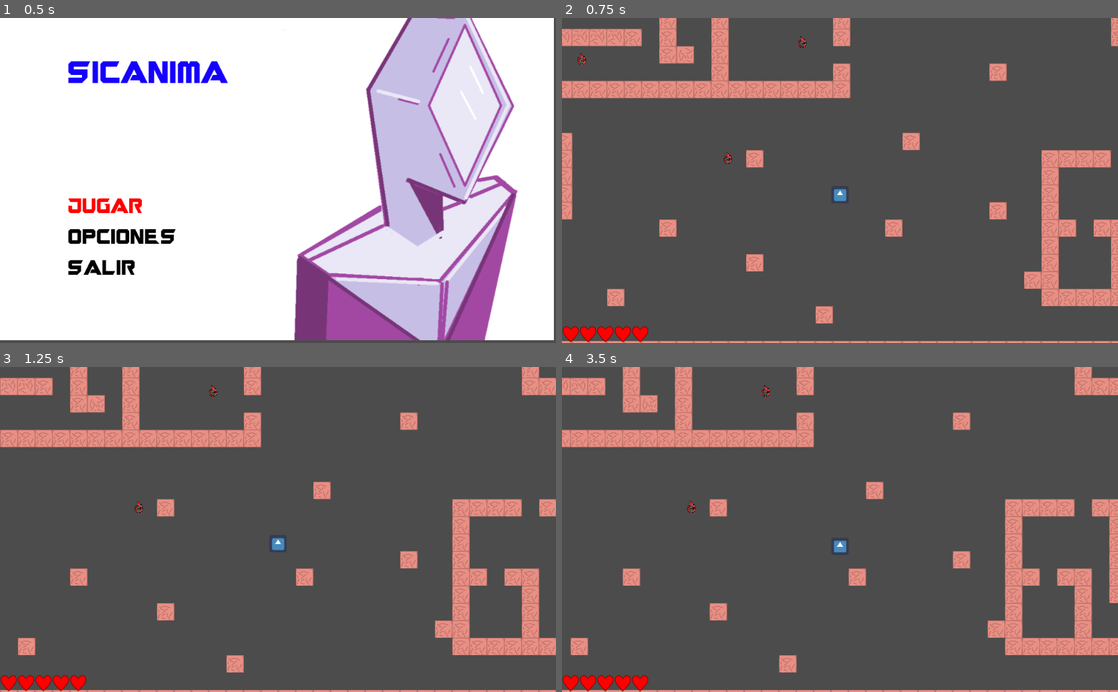
Above: before the commit, frames 1-4 (two rows, left to right).
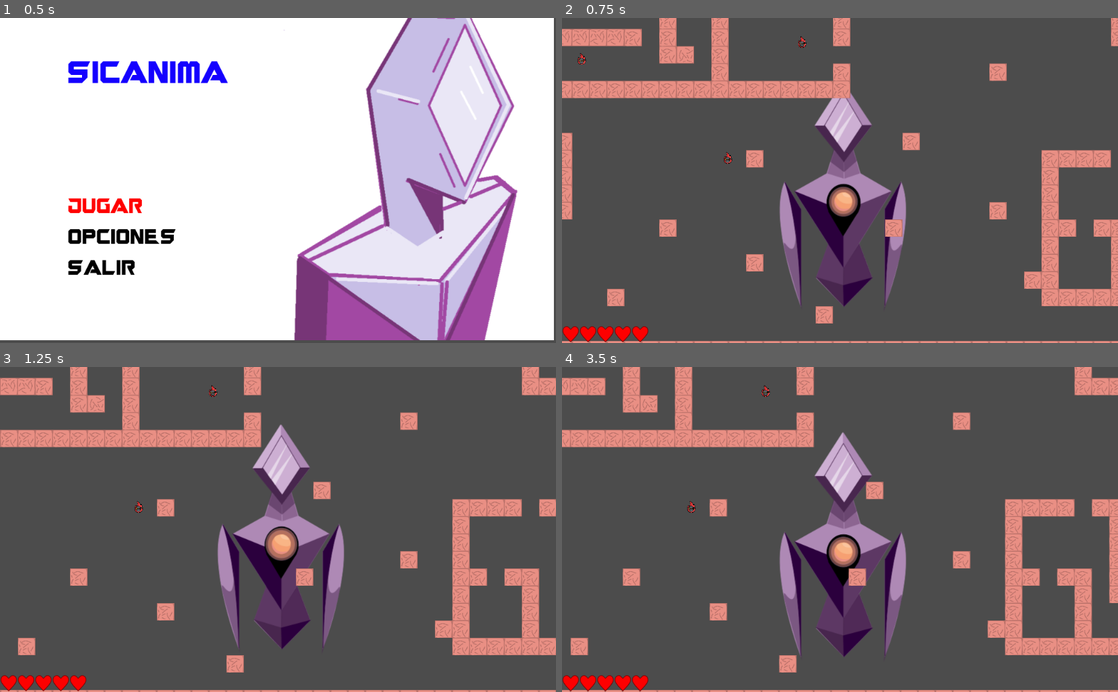
Above: after the commit, the same moments.

Repository: felipe-canales/LVAGames
Game: Godot game, scene res://nodos/MainMenu.tscn
The game is run twice, just before and just after one commit, with the same random seed, the same clock (stepped at 60 frames per second) and the same inputs. The engine's default icon, where the game draws it, is replaced by a stand-in: a white triangle on a blue panel in a dark square.
Inputs:
- Up to frame 1 (0.5 s): no input
- Up to frame 2 (0.75 s): tap Enter (enter) at 0.5, 0.6 s; hold D (player_right) from 0.53 s (still down)
- Up to frame 3 (1.25 s): keep holding D (player_right)
- Up to frame 4 (3.5 s): release D (player_right) at 1.28 s; hold S (player_down) 1.28-2.03 s; tap Enter (enter) at 1.35, 2.1, 2.85 s; hold D (player_right) 2.03-2.78 s; hold W (player_up) from 2.78 s (still down)

Frame 1 is identical in both runs. In frame 2, 6.0% of the frame differs, in the area x 39-62%, y 22-89%; in frame 3, 6.3%, in the area x 39-62%, y 17-87%; in frame 4, 6.3%.

Commit message:
Sprite tentoria_stand implementado

Diff:
--- /dev/null
+++ b/Assets/Bocetos/P_Stand_1a.svg
@@ -0,0 +1,67 @@
+<?xml version="1.0" encoding="utf-8"?>
+<!-- Generator: Adobe Illustrator 16.0.3, SVG Export Plug-In . SVG Version: 6.00 Build 0)  -->
+<!DOCTYPE svg PUBLIC "-//W3C//DTD SVG 1.1//EN" "http://www.w3.org/Graphics/SVG/1.1/DTD/svg11.dtd">
+<svg version="1.1" id="Layer_4" xmlns="http://www.w3.org/2000/svg" xmlns:xlink="http://www.w3.org/1999/xlink" x="0px" y="0px"
+	 width="411px" height="441px" viewBox="0 0 411 441" enable-background="new 0 0 411 441" xml:space="preserve">
+<polygon fill="#AF8AB6" stroke="#AF8AB6" stroke-miterlimit="10" points="263.977,90.269 213.595,156.006 159.657,91.833
+	211.692,11.443 "/>
+<polygon fill="#CEB0D4" stroke="#49274F" stroke-miterlimit="10" points="246.565,90.512 213.203,140.977 177.046,90.57
+	211.708,30.936 "/>
+<polygon fill="#AF8AB6" stroke="#AF8AB6" stroke-miterlimit="10" points="264.432,372.024 212.185,233.326 161.91,372.024
+	212.755,424.66 "/>
+<polygon fill="#AF8AB6" stroke="#AF8AB6" stroke-miterlimit="10" points="299.921,212.552 212.185,353.137 122.478,212.552
+	212.755,161.802 "/>
+<path fill="#AF8AB6" stroke="#AF8AB6" stroke-miterlimit="10" d="M103.748,195.022l29.574,50.21v178.124
+	C133.321,423.356,73.188,265.788,103.748,195.022z"/>
+<path fill="#AF8AB6" stroke="#AF8AB6" stroke-miterlimit="10" d="M317.877,195.022l-29.572,50.21v178.124
+	C288.305,423.356,348.438,265.788,317.877,195.022z"/>
+<polygon fill="#5E3965" stroke="#5E3965" stroke-miterlimit="10" points="211.703,385.964 161.91,371.081 184.142,309.189
+	212.185,353.137 "/>
+<polygon fill="#512B58" stroke="#49274F" stroke-miterlimit="10" points="264.432,372.024 211.703,385.964 212.185,353.137
+	240.763,309.189 "/>
+<polygon fill="#49274F" stroke="#49274F" stroke-miterlimit="10" points="212.755,424.66 161.91,371.081 211.703,385.964 "/>
+<polygon fill="#2C003E" stroke="#2C003E" stroke-miterlimit="10" points="264.432,372.024 211.703,385.964 212.755,424.66 "/>
+<path fill="#2C003E" stroke="#2C003E" stroke-miterlimit="10" d="M288.305,423.356c3.376-162.039,29.572-228.334,29.572-228.334
+	l-29.572,50.21V423.356z"/>
+<path fill="#2C003E" stroke="#2C003E" stroke-miterlimit="10" d="M133.321,423.356c-3.378-162.039-29.574-228.334-29.574-228.334
+	l29.574,50.21V423.356z"/>
+<polygon fill="#2C003E" stroke="#2C003E" stroke-miterlimit="10" points="122.478,212.552 212.185,249.043 212.185,353.137 "/>
+<polygon fill="#5E3965" stroke="#5E3965" stroke-miterlimit="10" points="299.921,212.552 212.185,249.043 212.185,353.137 "/>
+<polygon stroke="#000000" stroke-miterlimit="10" points="184.176,249.043 211.2,294.436 239.231,249.043 "/>
+<polygon fill="#8D6692" stroke="#AF8AB6" stroke-miterlimit="10" points="195.247,135.952 181.326,179.471 213.203,189.512
+	212.625,157.494 "/>
+<polygon fill="#8D6692" stroke="#AF8AB6" stroke-miterlimit="10" points="242.882,179.342 213.203,189.512 212.625,157.494
+	229.92,135.952 "/>
+<ellipse stroke="#000000" stroke-miterlimit="10" cx="212.104" cy="233.044" rx="30.778" ry="33.858"/>
+<polygon fill="#49274F" stroke="#49274F" stroke-miterlimit="10" points="159.657,91.833 177.046,90.57 213.203,140.977
+	212.625,157.494 "/>
+<polygon fill="#CEB0D4" stroke="#CEB0D4" stroke-miterlimit="10" points="210.267,11.443 210.283,30.936 175.622,90.57
+	159.657,90.344 "/>
+<polygon fill="#49274F" stroke="#49274F" stroke-miterlimit="10" points="263.977,90.269 246.565,90.512 213.203,140.977
+	212.625,157.494 "/>
+<path fill="#8D6692" stroke="#AF8AB6" stroke-miterlimit="10" d="M303.092,161.802"/>
+<polygon opacity="0.5" fill="#49274F" stroke="#49274F" stroke-miterlimit="10" points="212.961,176.117 188.355,157.494
+	193.71,135.952 212.625,157.494 229.766,135.952 235.919,156.034 "/>
+<path fill="#49274F" stroke="#49274F" stroke-miterlimit="10" d="M561.5,252.712"/>
+<path opacity="0.5" fill="#49274F" stroke="#49274F" stroke-miterlimit="10" d="M104.39,309.189
+	c24.802,33.562,19.513-29.301,19.513-29.301l10.844,147.934C134.747,427.822,92.746,293.434,104.39,309.189z"/>
+<path opacity="0.5" fill="#49274F" stroke="#49274F" stroke-miterlimit="10" d="M317.25,312.146
+	c-24.802,33.562-19.514-29.301-19.514-29.301l-10.843,147.933C286.894,430.777,328.894,296.39,317.25,312.146z"/>
+<polygon opacity="0.5" fill="#FFFFFF" stroke="#FFFFFF" stroke-miterlimit="10" points="220.989,49.774 187.333,103.422
+	191.914,109.808 220.97,48.661 "/>
+<polygon opacity="0.5" fill="#FFFFFF" stroke="#FFFFFF" stroke-miterlimit="10" points="194.735,112.614 200.185,121.254
+	231.061,65.364 "/>
+<ellipse opacity="0.5" fill="#FFA372" stroke="#AF8AB6" stroke-miterlimit="10" cx="211.703" cy="231.346" rx="22.188" ry="23.057"/>
+<ellipse opacity="0.5" fill="#EA9085" stroke="#AF8AB6" stroke-miterlimit="10" cx="211.703" cy="231.346" rx="26.626" ry="27.667"/>
+<path fill="#F7A173" stroke="#F7A173" stroke-miterlimit="10" d="M228.105,231.346c0,9.457-7.344,17.123-16.402,17.123
+	s-16.402-7.666-16.402-17.123c0-1.062,0.092-2.1,0.27-3.107c1.4-7.974,8.091-14.016,16.132-14.016
+	C220.761,214.223,228.105,221.889,228.105,231.346z"/>
+<path fill="#EA9085" stroke="#EA9085" stroke-miterlimit="10" d="M222.093,244.597c-23.957,5.725-26.592-15.239-26.592-15.239
+	c-0.774,8.129,3.446,12.751,3.446,12.751s4.628,5.618,9.257,5.969c4.629,0.351,5.722,0.948,9.727-0.886
+	C221.934,245.356,222.093,244.597,222.093,244.597z"/>
+<path fill="#FAB687" stroke="#FAB687" stroke-miterlimit="10" d="M227.212,232.211c-1.631,3.801-8.526,2.767-13.422,1.643
+	c-6.992-1.605-14.186-8.274-14.186-12.453c0-4.18,7.034-7.178,14.186-7.178S230.217,225.206,227.212,232.211z"/>
+<path opacity="0.2" fill="#FFFFFF" stroke="#FAB687" stroke-miterlimit="10" d="M225.533,222.334
+	c0.38,2.612-6.684,1.189-9.526,0.451c-3.615-0.939-6.739-4.364-6.739-6.746s4.719-2.393,8.283-0.695
+	C220.829,216.906,225.191,219.979,225.533,222.334z"/>
+</svg>
--- /dev/null
+++ b/Assets/Bocetos/P_Stand_2a.svg
@@ -0,0 +1,67 @@
+<?xml version="1.0" encoding="utf-8"?>
+<!-- Generator: Adobe Illustrator 16.0.3, SVG Export Plug-In . SVG Version: 6.00 Build 0)  -->
+<!DOCTYPE svg PUBLIC "-//W3C//DTD SVG 1.1//EN" "http://www.w3.org/Graphics/SVG/1.1/DTD/svg11.dtd">
+<svg version="1.1" id="Layer_4" xmlns="http://www.w3.org/2000/svg" xmlns:xlink="http://www.w3.org/1999/xlink" x="0px" y="0px"
+	 width="411px" height="441px" viewBox="0 0 411 441" enable-background="new 0 0 411 441" xml:space="preserve">
+<polygon fill="#AF8AB6" stroke="#AF8AB6" stroke-miterlimit="10" points="263.977,84.269 213.595,150.006 159.657,85.833
+	211.692,5.443 "/>
+<polygon fill="#CEB0D4" stroke="#49274F" stroke-miterlimit="10" points="246.565,84.512 213.203,134.977 177.046,84.57
+	211.708,24.936 "/>
+<polygon fill="#AF8AB6" stroke="#AF8AB6" stroke-miterlimit="10" points="264.432,366.024 212.185,227.326 161.91,366.024
+	212.755,418.66 "/>
+<polygon fill="#AF8AB6" stroke="#AF8AB6" stroke-miterlimit="10" points="299.921,206.552 212.185,347.137 122.478,206.552
+	212.755,155.802 "/>
+<path fill="#AF8AB6" stroke="#AF8AB6" stroke-miterlimit="10" d="M103.748,189.022l29.574,50.21v178.124
+	C133.321,417.356,73.188,259.788,103.748,189.022z"/>
+<path fill="#AF8AB6" stroke="#AF8AB6" stroke-miterlimit="10" d="M317.877,189.022l-29.572,50.21v178.124
+	C288.305,417.356,348.438,259.788,317.877,189.022z"/>
+<polygon fill="#5E3965" stroke="#5E3965" stroke-miterlimit="10" points="211.703,379.964 161.91,365.081 184.142,303.189
+	212.185,347.137 "/>
+<polygon fill="#512B58" stroke="#49274F" stroke-miterlimit="10" points="264.432,366.024 211.703,379.964 212.185,347.137
+	240.763,303.189 "/>
+<polygon fill="#49274F" stroke="#49274F" stroke-miterlimit="10" points="212.755,418.66 161.91,365.081 211.703,379.964 "/>
+<polygon fill="#2C003E" stroke="#2C003E" stroke-miterlimit="10" points="264.432,366.024 211.703,379.964 212.755,418.66 "/>
+<path fill="#2C003E" stroke="#2C003E" stroke-miterlimit="10" d="M288.305,417.356c3.376-162.039,29.572-228.334,29.572-228.334
+	l-29.572,50.21V417.356z"/>
+<path fill="#2C003E" stroke="#2C003E" stroke-miterlimit="10" d="M133.321,417.356c-3.378-162.039-29.574-228.334-29.574-228.334
+	l29.574,50.21V417.356z"/>
+<polygon fill="#2C003E" stroke="#2C003E" stroke-miterlimit="10" points="122.478,206.552 212.185,243.043 212.185,347.137 "/>
+<polygon fill="#5E3965" stroke="#5E3965" stroke-miterlimit="10" points="299.921,206.552 212.185,243.043 212.185,347.137 "/>
+<polygon stroke="#000000" stroke-miterlimit="10" points="184.176,243.043 211.2,288.436 239.231,243.043 "/>
+<polygon fill="#8D6692" stroke="#AF8AB6" stroke-miterlimit="10" points="195.247,129.952 181.326,173.471 213.203,183.512
+	212.625,151.494 "/>
+<polygon fill="#8D6692" stroke="#AF8AB6" stroke-miterlimit="10" points="242.882,173.342 213.203,183.512 212.625,151.494
+	229.92,129.952 "/>
+<ellipse stroke="#000000" stroke-miterlimit="10" cx="212.104" cy="227.044" rx="30.778" ry="33.858"/>
+<polygon fill="#49274F" stroke="#49274F" stroke-miterlimit="10" points="159.657,85.833 177.046,84.57 213.203,134.977
+	212.625,151.494 "/>
+<polygon fill="#CEB0D4" stroke="#CEB0D4" stroke-miterlimit="10" points="210.267,5.443 210.283,24.936 175.622,84.57
+	159.657,84.344 "/>
+<polygon fill="#49274F" stroke="#49274F" stroke-miterlimit="10" points="263.977,84.269 246.565,84.512 213.203,134.977
+	212.625,151.494 "/>
+<path fill="#8D6692" stroke="#AF8AB6" stroke-miterlimit="10" d="M303.092,155.802"/>
+<polygon opacity="0.5" fill="#49274F" stroke="#49274F" stroke-miterlimit="10" points="212.961,170.117 188.355,151.494
+	193.71,129.952 212.625,151.494 229.766,129.952 235.919,150.034 "/>
+<path fill="#49274F" stroke="#49274F" stroke-miterlimit="10" d="M561.5,252.712"/>
+<path opacity="0.5" fill="#49274F" stroke="#49274F" stroke-miterlimit="10" d="M104.39,303.189
+	c24.802,33.562,19.513-29.301,19.513-29.301l10.844,147.934C134.747,421.822,92.746,287.434,104.39,303.189z"/>
+<path opacity="0.5" fill="#49274F" stroke="#49274F" stroke-miterlimit="10" d="M317.25,306.146
+	c-24.802,33.562-19.514-29.301-19.514-29.301l-10.843,147.933C286.894,424.777,328.894,290.39,317.25,306.146z"/>
+<polygon opacity="0.5" fill="#FFFFFF" stroke="#FFFFFF" stroke-miterlimit="10" points="220.989,43.774 187.333,97.422
+	191.914,103.808 220.97,42.661 "/>
+<polygon opacity="0.5" fill="#FFFFFF" stroke="#FFFFFF" stroke-miterlimit="10" points="194.735,106.614 200.185,115.254
+	231.061,59.364 "/>
+<ellipse opacity="0.5" fill="#FFA372" stroke="#AF8AB6" stroke-miterlimit="10" cx="211.703" cy="225.346" rx="23.963" ry="24.901"/>
+<ellipse opacity="0.5" fill="#EA9085" stroke="#AF8AB6" stroke-miterlimit="10" cx="211.703" cy="225.346" rx="27.958" ry="29.051"/>
+<path fill="#F7A173" stroke="#F7A173" stroke-miterlimit="10" d="M228.925,225.349c0,9.929-7.711,17.979-17.222,17.979
+	s-17.222-8.05-17.222-17.979c0-1.115,0.097-2.206,0.283-3.263c1.471-8.373,8.496-14.716,16.939-14.716
+	C221.214,207.369,228.925,215.418,228.925,225.349z"/>
+<path fill="#EA9085" stroke="#EA9085" stroke-miterlimit="10" d="M222.612,239.261c-25.155,6.012-27.922-16.001-27.922-16.001
+	c-0.813,8.535,3.618,13.388,3.618,13.388s4.86,5.899,9.72,6.268c4.86,0.369,6.008,0.996,10.213-0.93
+	C222.445,240.058,222.612,239.261,222.612,239.261z"/>
+<path fill="#FAB687" stroke="#FAB687" stroke-miterlimit="10" d="M227.988,226.257c-1.713,3.991-8.953,2.905-14.093,1.724
+	c-7.342-1.686-14.896-8.688-14.896-13.076s7.385-7.536,14.896-7.536C221.405,207.369,231.142,218.901,227.988,226.257z"/>
+<path opacity="0.2" fill="#FFFFFF" stroke="#FAB687" stroke-miterlimit="10" d="M226.225,215.885
+	c0.399,2.743-7.019,1.249-10.003,0.474c-3.796-0.986-7.076-4.582-7.076-7.083c0-2.5,4.955-2.513,8.698-0.729
+	C221.285,210.186,225.865,213.413,226.225,215.885z"/>
+</svg>
--- /dev/null
+++ b/Assets/Bocetos/P_Stand_3a.svg
@@ -0,0 +1,66 @@
+<?xml version="1.0" encoding="utf-8"?>
+<!-- Generator: Adobe Illustrator 16.0.3, SVG Export Plug-In . SVG Version: 6.00 Build 0)  -->
+<!DOCTYPE svg PUBLIC "-//W3C//DTD SVG 1.1//EN" "http://www.w3.org/Graphics/SVG/1.1/DTD/svg11.dtd">
+<svg version="1.1" id="Layer_4" xmlns="http://www.w3.org/2000/svg" xmlns:xlink="http://www.w3.org/1999/xlink" x="0px" y="0px"
+	 width="411px" height="441px" viewBox="0 0 411 441" enable-background="new 0 0 411 441" xml:space="preserve">
+<polygon fill="#AF8AB6" stroke="#AF8AB6" stroke-miterlimit="10" points="263.977,82.269 213.595,148.006 159.657,83.833
+	211.692,3.443 "/>
+<polygon fill="#CEB0D4" stroke="#49274F" stroke-miterlimit="10" points="246.565,82.512 213.203,132.977 177.046,82.57
+	211.708,22.936 "/>
+<polygon fill="#AF8AB6" stroke="#AF8AB6" stroke-miterlimit="10" points="264.432,364.024 212.185,225.326 161.91,364.024
+	212.755,416.66 "/>
+<polygon fill="#AF8AB6" stroke="#AF8AB6" stroke-miterlimit="10" points="299.921,204.552 212.185,345.137 122.478,204.552
+	212.755,153.802 "/>
+<path fill="#AF8AB6" stroke="#AF8AB6" stroke-miterlimit="10" d="M103.748,187.022l29.574,50.21v178.124
+	C133.321,415.356,73.188,257.788,103.748,187.022z"/>
+<path fill="#AF8AB6" stroke="#AF8AB6" stroke-miterlimit="10" d="M317.877,187.022l-29.572,50.21v178.124
+	C288.305,415.356,348.438,257.788,317.877,187.022z"/>
+<polygon fill="#5E3965" stroke="#5E3965" stroke-miterlimit="10" points="211.703,377.964 161.91,363.081 184.142,301.189
+	212.185,345.137 "/>
+<polygon fill="#512B58" stroke="#49274F" stroke-miterlimit="10" points="264.432,364.024 211.703,377.964 212.185,345.137
+	240.763,301.189 "/>
+<polygon fill="#49274F" stroke="#49274F" stroke-miterlimit="10" points="212.755,416.66 161.91,363.081 211.703,377.964 "/>
+<polygon fill="#2C003E" stroke="#2C003E" stroke-miterlimit="10" points="264.432,364.024 211.703,377.964 212.755,416.66 "/>
+<path fill="#2C003E" stroke="#2C003E" stroke-miterlimit="10" d="M288.305,415.356c3.376-162.039,29.572-228.334,29.572-228.334
+	l-29.572,50.21V415.356z"/>
+<path fill="#2C003E" stroke="#2C003E" stroke-miterlimit="10" d="M133.321,415.356c-3.378-162.039-29.574-228.334-29.574-228.334
+	l29.574,50.21V415.356z"/>
+<polygon fill="#2C003E" stroke="#2C003E" stroke-miterlimit="10" points="122.478,204.552 212.185,241.043 212.185,345.137 "/>
+<polygon fill="#5E3965" stroke="#5E3965" stroke-miterlimit="10" points="299.921,204.552 212.185,241.043 212.185,345.137 "/>
+<polygon stroke="#000000" stroke-miterlimit="10" points="184.176,241.043 211.2,286.436 239.231,241.043 "/>
+<polygon fill="#8D6692" stroke="#AF8AB6" stroke-miterlimit="10" points="195.247,127.952 181.326,171.471 213.203,181.512
+	212.625,149.494 "/>
+<polygon fill="#8D6692" stroke="#AF8AB6" stroke-miterlimit="10" points="242.882,171.342 213.203,181.512 212.625,149.494
+	229.92,127.952 "/>
+<ellipse stroke="#000000" stroke-miterlimit="10" cx="212.104" cy="225.044" rx="30.778" ry="33.858"/>
+<polygon fill="#49274F" stroke="#49274F" stroke-miterlimit="10" points="159.657,83.833 177.046,82.57 213.203,132.977
+	212.625,149.494 "/>
+<polygon fill="#CEB0D4" stroke="#CEB0D4" stroke-miterlimit="10" points="210.267,3.443 210.283,22.936 175.622,82.57
+	159.657,82.344 "/>
+<polygon fill="#49274F" stroke="#49274F" stroke-miterlimit="10" points="263.977,82.269 246.565,82.512 213.203,132.977
+	212.625,149.494 "/>
+<path fill="#8D6692" stroke="#AF8AB6" stroke-miterlimit="10" d="M303.092,153.802"/>
+<polygon opacity="0.5" fill="#49274F" stroke="#49274F" stroke-miterlimit="10" points="212.961,168.117 188.355,149.494
+	193.71,127.952 212.625,149.494 229.766,127.952 235.919,148.034 "/>
+<path fill="#49274F" stroke="#49274F" stroke-miterlimit="10" d="M561.5,252.712"/>
+<path opacity="0.5" fill="#49274F" stroke="#49274F" stroke-miterlimit="10" d="M104.39,301.189
+	c24.802,33.562,19.513-29.301,19.513-29.301l10.844,147.934C134.747,419.822,92.746,285.434,104.39,301.189z"/>
+<path opacity="0.5" fill="#49274F" stroke="#49274F" stroke-miterlimit="10" d="M317.25,304.146
+	c-24.802,33.562-19.514-29.301-19.514-29.301l-10.843,147.933C286.894,422.777,328.894,288.39,317.25,304.146z"/>
+<polygon opacity="0.5" fill="#FFFFFF" stroke="#FFFFFF" stroke-miterlimit="10" points="220.989,41.774 187.333,95.422
+	191.914,101.808 220.97,40.661 "/>
+<polygon opacity="0.5" fill="#FFFFFF" stroke="#FFFFFF" stroke-miterlimit="10" points="194.735,104.614 200.185,113.254
+	231.061,57.364 "/>
+<ellipse opacity="0.5" fill="#FFA372" stroke="#AF8AB6" stroke-miterlimit="10" cx="211.703" cy="223.346" rx="24.175" ry="25.121"/>
+<ellipse opacity="0.5" fill="#EA9085" stroke="#AF8AB6" stroke-miterlimit="10" cx="211.703" cy="223.346" rx="28.78" ry="29.905"/>
+<path fill="#F7A173" stroke="#F7A173" stroke-miterlimit="10" d="M228.25,223.347c0,9.541-7.409,17.274-16.546,17.274
+	s-16.546-7.733-16.546-17.274c0-1.071,0.093-2.119,0.271-3.135c1.413-8.044,8.163-14.139,16.275-14.139
+	C220.841,206.072,228.25,213.806,228.25,223.347z"/>
+<path fill="#EA9085" stroke="#EA9085" stroke-miterlimit="10" d="M222.185,236.714c-24.168,5.776-26.827-15.374-26.827-15.374
+	c-0.781,8.201,3.477,12.864,3.477,12.864s4.669,5.668,9.339,6.021c4.669,0.354,5.772,0.957,9.812-0.894
+	S222.185,236.714,222.185,236.714z"/>
+<path fill="#FAB687" stroke="#FAB687" stroke-miterlimit="10" d="M227.349,224.22c-1.646,3.834-8.601,2.791-13.54,1.657
+	c-7.054-1.62-14.312-8.347-14.312-12.563s7.096-7.241,14.312-7.241C221.024,206.072,230.38,217.152,227.349,224.22z"/>
+<path opacity="0.2" fill="#FFFFFF" stroke="#FAB687" stroke-miterlimit="10" d="M225.655,214.254c0.383,2.636-6.743,1.2-9.61,0.455
+	c-3.647-0.947-6.799-4.402-6.799-6.805s4.76-2.414,8.356-0.701C220.909,208.779,225.31,211.88,225.655,214.254z"/>
+</svg>
--- /dev/null
+++ b/Assets/Bocetos/P_Stand_4a.svg
@@ -0,0 +1,66 @@
+<?xml version="1.0" encoding="utf-8"?>
+<!-- Generator: Adobe Illustrator 16.0.3, SVG Export Plug-In . SVG Version: 6.00 Build 0)  -->
+<!DOCTYPE svg PUBLIC "-//W3C//DTD SVG 1.1//EN" "http://www.w3.org/Graphics/SVG/1.1/DTD/svg11.dtd">
+<svg version="1.1" id="Layer_4" xmlns="http://www.w3.org/2000/svg" xmlns:xlink="http://www.w3.org/1999/xlink" x="0px" y="0px"
+	 width="411px" height="441px" viewBox="0 0 411 441" enable-background="new 0 0 411 441" xml:space="preserve">
+<polygon fill="#AF8AB6" stroke="#AF8AB6" stroke-miterlimit="10" points="263.977,89.269 213.595,155.006 159.657,90.833
+	211.692,10.443 "/>
+<polygon fill="#CEB0D4" stroke="#49274F" stroke-miterlimit="10" points="246.565,89.512 213.203,139.977 177.046,89.57
+	211.708,29.936 "/>
+<polygon fill="#AF8AB6" stroke="#AF8AB6" stroke-miterlimit="10" points="264.432,371.024 212.185,232.326 161.91,371.024
+	212.755,423.66 "/>
+<polygon fill="#AF8AB6" stroke="#AF8AB6" stroke-miterlimit="10" points="299.921,211.552 212.185,352.137 122.478,211.552
+	212.755,160.802 "/>
+<path fill="#AF8AB6" stroke="#AF8AB6" stroke-miterlimit="10" d="M103.748,194.022l29.574,50.21v178.124
+	C133.321,422.356,73.188,264.788,103.748,194.022z"/>
+<path fill="#AF8AB6" stroke="#AF8AB6" stroke-miterlimit="10" d="M317.877,194.022l-29.572,50.21v178.124
+	C288.305,422.356,348.438,264.788,317.877,194.022z"/>
+<polygon fill="#5E3965" stroke="#5E3965" stroke-miterlimit="10" points="211.703,384.964 161.91,370.081 184.142,308.189
+	212.185,352.137 "/>
+<polygon fill="#512B58" stroke="#49274F" stroke-miterlimit="10" points="264.432,371.024 211.703,384.964 212.185,352.137
+	240.763,308.189 "/>
+<polygon fill="#49274F" stroke="#49274F" stroke-miterlimit="10" points="212.755,423.66 161.91,370.081 211.703,384.964 "/>
+<polygon fill="#2C003E" stroke="#2C003E" stroke-miterlimit="10" points="264.432,371.024 211.703,384.964 212.755,423.66 "/>
+<path fill="#2C003E" stroke="#2C003E" stroke-miterlimit="10" d="M288.305,422.356c3.376-162.039,29.572-228.334,29.572-228.334
+	l-29.572,50.21V422.356z"/>
+<path fill="#2C003E" stroke="#2C003E" stroke-miterlimit="10" d="M133.321,422.356c-3.378-162.039-29.574-228.334-29.574-228.334
+	l29.574,50.21V422.356z"/>
+<polygon fill="#2C003E" stroke="#2C003E" stroke-miterlimit="10" points="122.478,211.552 212.185,248.043 212.185,352.137 "/>
+<polygon fill="#5E3965" stroke="#5E3965" stroke-miterlimit="10" points="299.921,211.552 212.185,248.043 212.185,352.137 "/>
+<polygon stroke="#000000" stroke-miterlimit="10" points="184.176,248.043 211.2,293.436 239.231,248.043 "/>
+<polygon fill="#8D6692" stroke="#AF8AB6" stroke-miterlimit="10" points="195.247,134.952 181.326,178.471 213.203,188.512
+	212.625,156.494 "/>
+<polygon fill="#8D6692" stroke="#AF8AB6" stroke-miterlimit="10" points="242.882,178.342 213.203,188.512 212.625,156.494
+	229.92,134.952 "/>
+<ellipse stroke="#000000" stroke-miterlimit="10" cx="212.104" cy="232.044" rx="30.778" ry="33.858"/>
+<polygon fill="#49274F" stroke="#49274F" stroke-miterlimit="10" points="159.657,90.833 177.046,89.57 213.203,139.977
+	212.625,156.494 "/>
+<polygon fill="#CEB0D4" stroke="#CEB0D4" stroke-miterlimit="10" points="210.267,10.443 210.283,29.936 175.622,89.57
+	159.657,89.344 "/>
+<polygon fill="#49274F" stroke="#49274F" stroke-miterlimit="10" points="263.977,89.269 246.565,89.512 213.203,139.977
+	212.625,156.494 "/>
+<path fill="#8D6692" stroke="#AF8AB6" stroke-miterlimit="10" d="M303.092,160.802"/>
+<polygon opacity="0.5" fill="#49274F" stroke="#49274F" stroke-miterlimit="10" points="212.961,175.117 188.355,156.494
+	193.71,134.952 212.625,156.494 229.766,134.952 235.919,155.034 "/>
+<path fill="#49274F" stroke="#49274F" stroke-miterlimit="10" d="M561.5,252.712"/>
+<path opacity="0.5" fill="#49274F" stroke="#49274F" stroke-miterlimit="10" d="M104.39,308.189
+	c24.802,33.562,19.513-29.301,19.513-29.301l10.844,147.934C134.747,426.822,92.746,292.434,104.39,308.189z"/>
+<path opacity="0.5" fill="#49274F" stroke="#49274F" stroke-miterlimit="10" d="M317.25,311.146
+	c-24.802,33.562-19.514-29.301-19.514-29.301l-10.843,147.933C286.894,429.777,328.894,295.39,317.25,311.146z"/>
+<polygon opacity="0.5" fill="#FFFFFF" stroke="#FFFFFF" stroke-miterlimit="10" points="220.989,48.774 187.333,102.422
+	191.914,108.808 220.97,47.661 "/>
+<polygon opacity="0.5" fill="#FFFFFF" stroke="#FFFFFF" stroke-miterlimit="10" points="194.735,111.614 200.185,120.254
+	231.061,64.364 "/>
+<ellipse opacity="0.5" fill="#FFA372" stroke="#AF8AB6" stroke-miterlimit="10" cx="211.703" cy="230.346" rx="22.201" ry="23.07"/>
+<ellipse opacity="0.5" fill="#EA9085" stroke="#AF8AB6" stroke-miterlimit="10" cx="211.702" cy="230.346" rx="26.794" ry="27.842"/>
+<path fill="#F7A173" stroke="#F7A173" stroke-miterlimit="10" d="M227.422,230.345c0,9.063-7.039,16.41-15.719,16.41
+	s-15.719-7.347-15.719-16.41c0-1.018,0.088-2.013,0.258-2.979c1.342-7.643,7.754-13.433,15.461-13.433
+	C220.384,213.934,227.422,221.281,227.422,230.345z"/>
+<path fill="#EA9085" stroke="#EA9085" stroke-miterlimit="10" d="M221.661,243.043c-22.96,5.487-25.486-14.605-25.486-14.605
+	c-0.742,7.791,3.303,12.22,3.303,12.22s4.436,5.384,8.872,5.721s5.484,0.909,9.322-0.849
+	C221.508,243.771,221.661,243.043,221.661,243.043z"/>
+<path fill="#FAB687" stroke="#FAB687" stroke-miterlimit="10" d="M226.567,231.174c-1.563,3.643-8.171,2.651-12.863,1.574
+	c-6.701-1.539-13.596-7.93-13.596-11.935c0-4.006,6.741-6.879,13.596-6.879S229.445,224.459,226.567,231.174z"/>
+<path opacity="0.2" fill="#FFFFFF" stroke="#FAB687" stroke-miterlimit="10" d="M224.958,221.708c0.364,2.504-6.406,1.14-9.13,0.432
+	c-3.465-0.9-6.458-4.182-6.458-6.465s4.522-2.293,7.938-0.666C220.449,216.505,224.629,219.451,224.958,221.708z"/>
+</svg>
--- a/nodos/Player.tscn
+++ b/nodos/Player.tscn
@@ -1,13 +1,30 @@
-[gd_scene load_steps=5 format=2]
+[gd_scene load_steps=15 format=2]
 
 [ext_resource path="res://temp_assets/icon.png" type="Texture" id=1]
 [ext_resource path="res://nodos/Player.gd" type="Script" id=2]
+[ext_resource path="res://Assets/Tentoria/Tentoria_Stand/P_Stand_1.png" type="Texture" id=3]
+[ext_resource path="res://Assets/Tentoria/Tentoria_Stand/P_Stand_1a.png" type="Texture" id=4]
+[ext_resource path="res://Assets/Tentoria/Tentoria_Stand/P_Stand_2.png" type="Texture" id=5]
+[ext_resource path="res://Assets/Tentoria/Tentoria_Stand/P_Stand_2a.png" type="Texture" id=6]
+[ext_resource path="res://Assets/Tentoria/Tentoria_Stand/P_Stand_4.png" type="Texture" id=7]
+[ext_resource path="res://Assets/Tentoria/Tentoria_Stand/P_Stand_4a.png" type="Texture" id=8]
+[ext_resource path="res://Assets/Tentoria/Tentoria_Stand/P_Stand_5.png" type="Texture" id=9]
+[ext_resource path="res://Assets/Tentoria/Tentoria_Stand/P_Stand_3a.png" type="Texture" id=10]
+[ext_resource path="res://Assets/Tentoria/Tentoria_Stand/P_Stand_3.png" type="Texture" id=11]
 
 [sub_resource type="ConvexPolygonShape2D" id=1]
 points = PoolVector2Array( 15, -11, 15, 11, 11, 15, -11, 15, -15, 11, -15, -11, -11, -15, 11, -15 )
 
 [sub_resource type="RectangleShape2D" id=2]
 extents = Vector2( 24, 24 )
+
+[sub_resource type="SpriteFrames" id=3]
+animations = [ {
+"frames": [ ExtResource( 3 ), ExtResource( 4 ), ExtResource( 5 ), ExtResource( 6 ), ExtResource( 11 ), ExtResource( 10 ), ExtResource( 7 ), ExtResource( 8 ), ExtResource( 9 ) ],
+"loop": true,
+"name": "stand",
+"speed": 7.0
+} ]
 
 [node name="Player" type="KinematicBody2D"]
 script = ExtResource( 2 )
@@ -23,4 +40,10 @@
 
 [node name="CollisionShape2D" type="CollisionShape2D" parent="DamageArea"]
 shape = SubResource( 2 )
+
+[node name="AnimatedSprite" type="AnimatedSprite" parent="."]
+frames = SubResource( 3 )
+animation = "stand"
+frame = 8
+playing = true
 [connection signal="body_entered" from="DamageArea" to="." method="_on_DamageArea_body_entered"]
Not shown, added: Assets/Assets_SVG/Casa_1.svg.import
Not shown, added: Assets/Bocetos/Flotante.svg.import
Not shown, added: Assets/Bocetos/P_Stand_1.svg.import
Not shown, added: Assets/Bocetos/P_Stand_1a.svg.import
Not shown, added: Assets/Bocetos/P_Stand_2.svg.import
Not shown, added: Assets/Bocetos/P_Stand_2a.svg.import
Not shown, added: Assets/Bocetos/P_Stand_3.svg.import
Not shown, added: Assets/Bocetos/P_Stand_3a.svg.import
Not shown, added: Assets/Bocetos/P_Stand_4.svg.import
Not shown, added: Assets/Bocetos/P_Stand_4a.svg.import
Not shown, added: Assets/Bocetos/P_Stand_5.svg.import
Not shown, added: Assets/Bocetos/boceto_centro.jpg.import
(and 18 more such lines)
